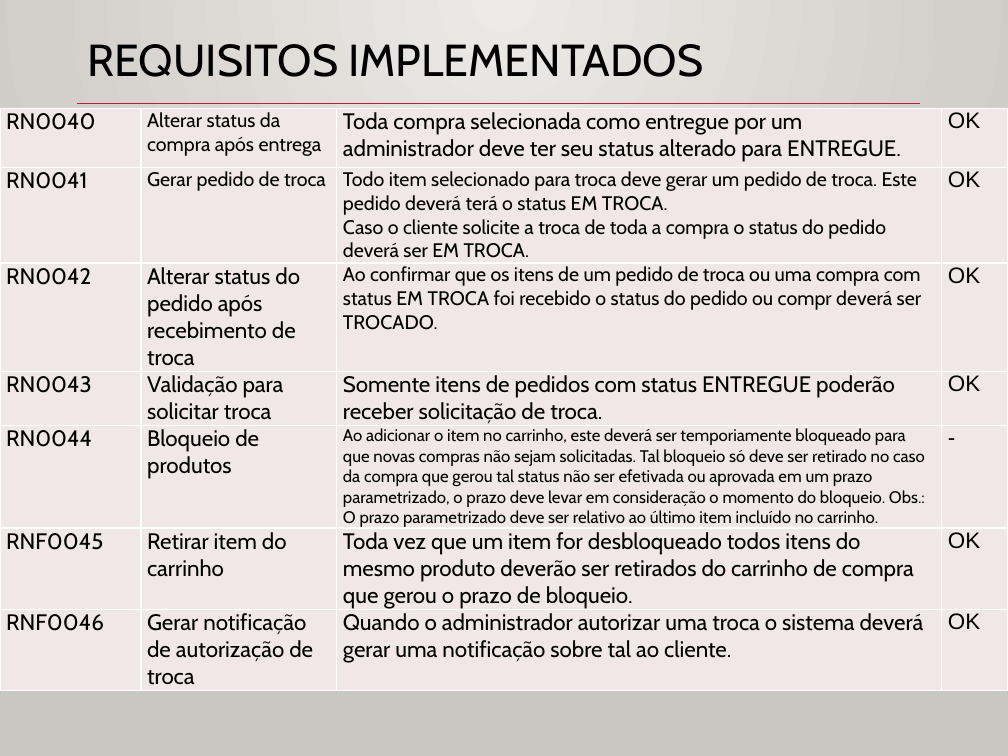
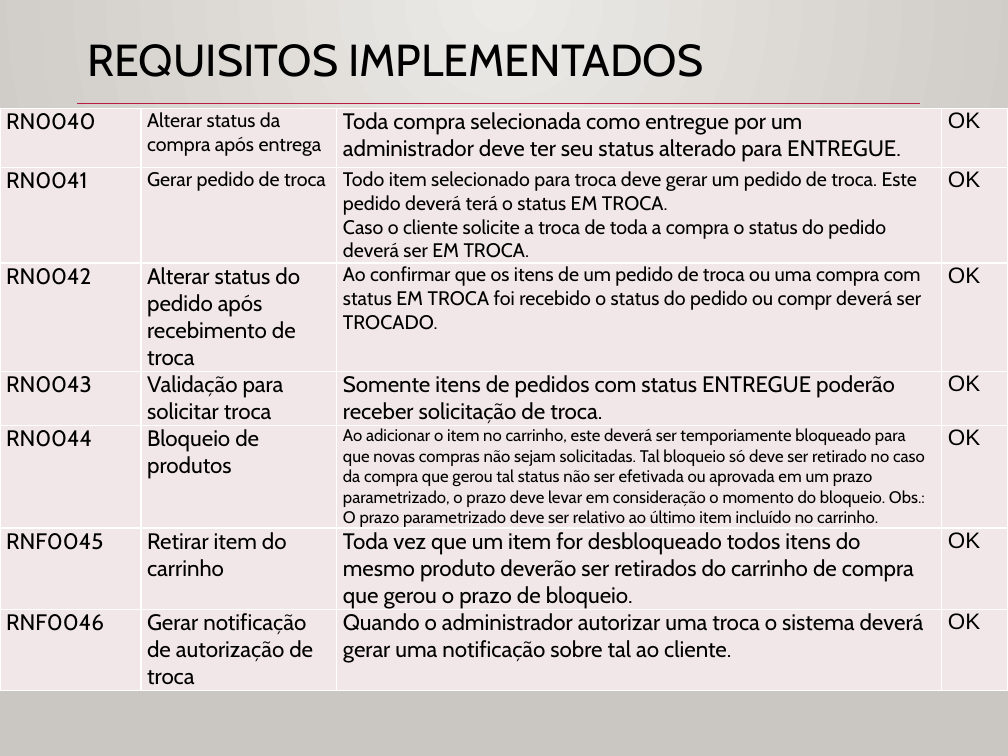
Before and after one commit to gabriellima09/DrinkIt, a slide deck: slide 17 of DrinkIt.WebApp/Artifacts/Apresentação TG - Drink-IT - Gabriel Lima - Gustavo da Rosa.pptx. Drawn at 1008x756 pixels with LibreOffice and Linux fonts; fonts in the diff are those of the drawing; background and template pictures are left out. Boxes give left, top, right and bottom in pixels: in the first picture for what was removed or moved away, otherwise in the second. Text is boxed around its words. In the diff, an @@ line names an element or a change of style, - is before the commit and + after.

Commit message:
correção da apresenttação

```diff
--- a/DrinkIt.WebApp/Artifacts/Apresentação TG - Drink-IT - Gabriel Lima - Gustavo da Rosa.pptx
+++ b/DrinkIt.WebApp/Artifacts/Apresentação TG - Drink-IT - Gabriel Lima - Gustavo da Rosa.pptx
@@ table at box(0, 109, 1008, 689) @@
-row 5, column 4: -
+row 5, column 4: OK
```
